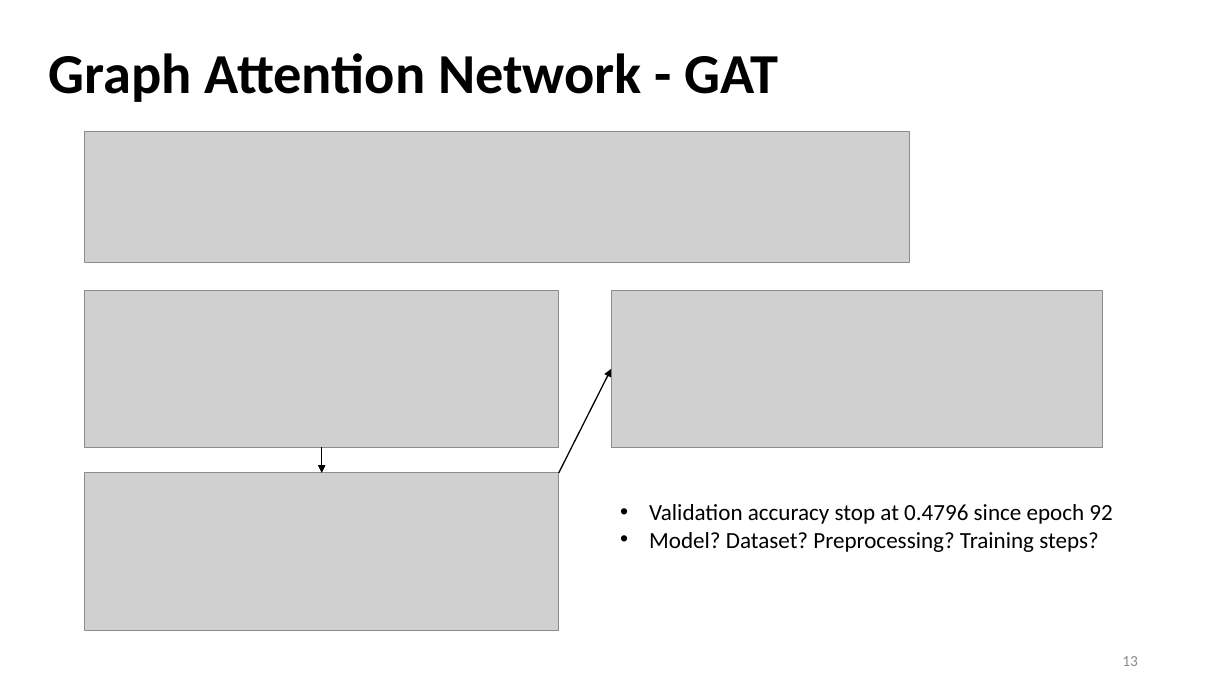
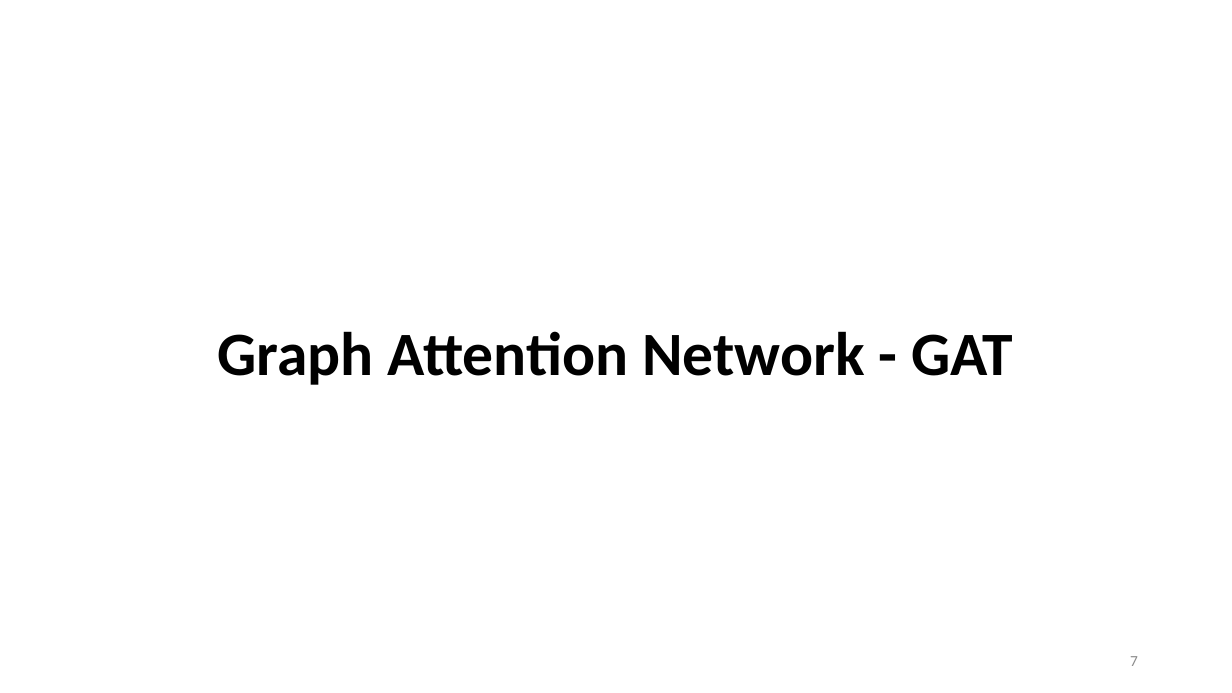
Before and after one commit to Bai1026/Intern-IIS, a slide deck: slide 7 of Meeting/Presentation_0816.pptx (slide 13 before the commit). Drawn at 1232x693 pixels with LibreOffice and Linux fonts; fonts in the diff are those of the drawing; grey boxes stand for pictures. Boxes give left, top, right and bottom in pixels: in the first picture for what was removed or moved away, otherwise in the second. Text is boxed around its words. In the diff, an @@ line names an element or a change of style, - is before the commit and + after.

```diff
--- a/Meeting/Presentation_0816.pptx
+++ b/Meeting/Presentation_0816.pptx
@@ picture removed at (85, 131, 909, 263) @@
@@ title "Graph Attention Network - GAT": place and size @@
-title "Graph Attention Network - GAT" at (49, 53, 779, 102)
+title "Graph Attention Network - GAT" at (218, 331, 1013, 385)
@@ title "Graph Attention Network - GAT" at (218, 331, 1013, 385): size 44 to 48 pt; alignment left to centre; line spacing 0.9 to 1.1; vertical alignment middle to bottom @@
@@ picture removed at (85, 291, 559, 447) @@
@@ picture removed at (611, 291, 1102, 447) @@
@@ arrow removed from (559, 473) to (611, 369) @@
@@ arrow removed from (322, 447) to (322, 473) @@
@@ picture removed at (85, 473, 559, 631) @@
@@ text removed at (649, 504, 1112, 552) @@
-• Validation accuracy stop at 0.4796 since epoch 92
-• Model? Dataset? Preprocessing? Training steps?
@@ page number at (1130, 656, 1138, 666): text changed @@
-13
+7
```
Also in this commit, not shown: 4 other slides changed, 8 slides added, 5 slides removed, 20 other files.
